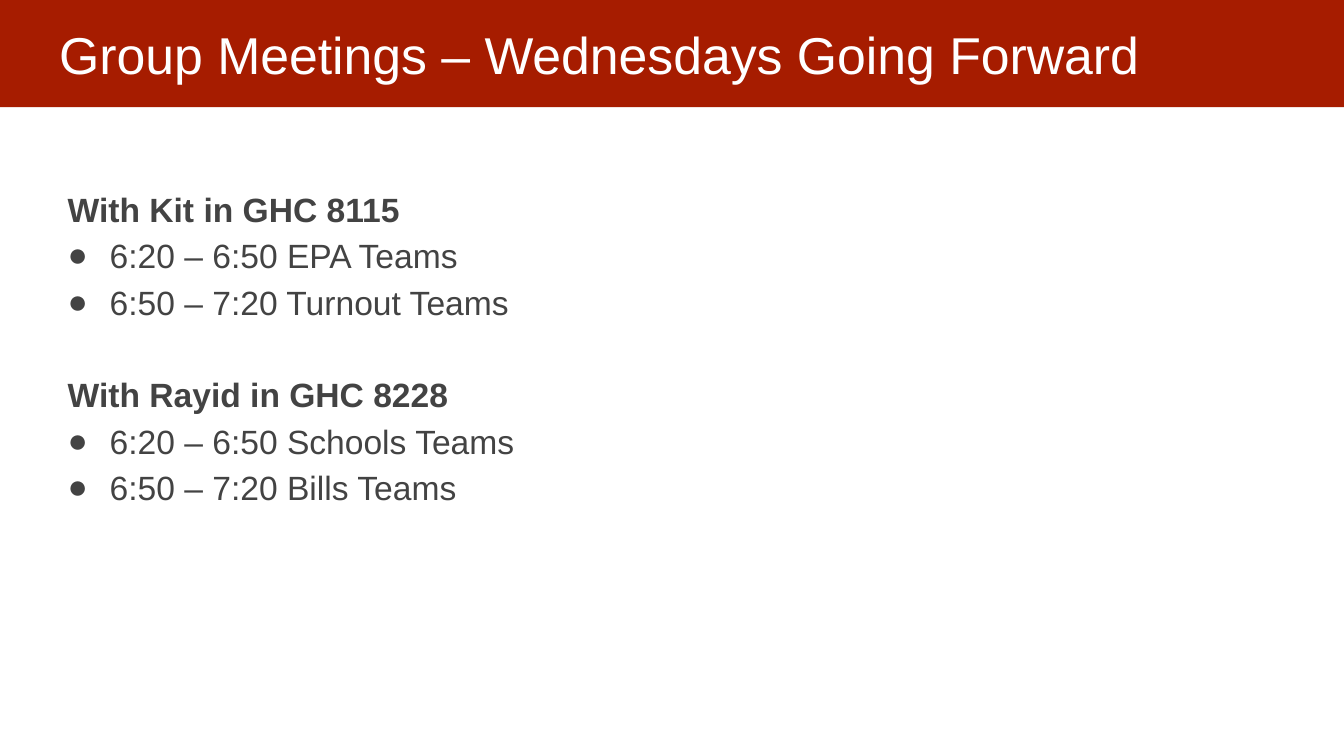
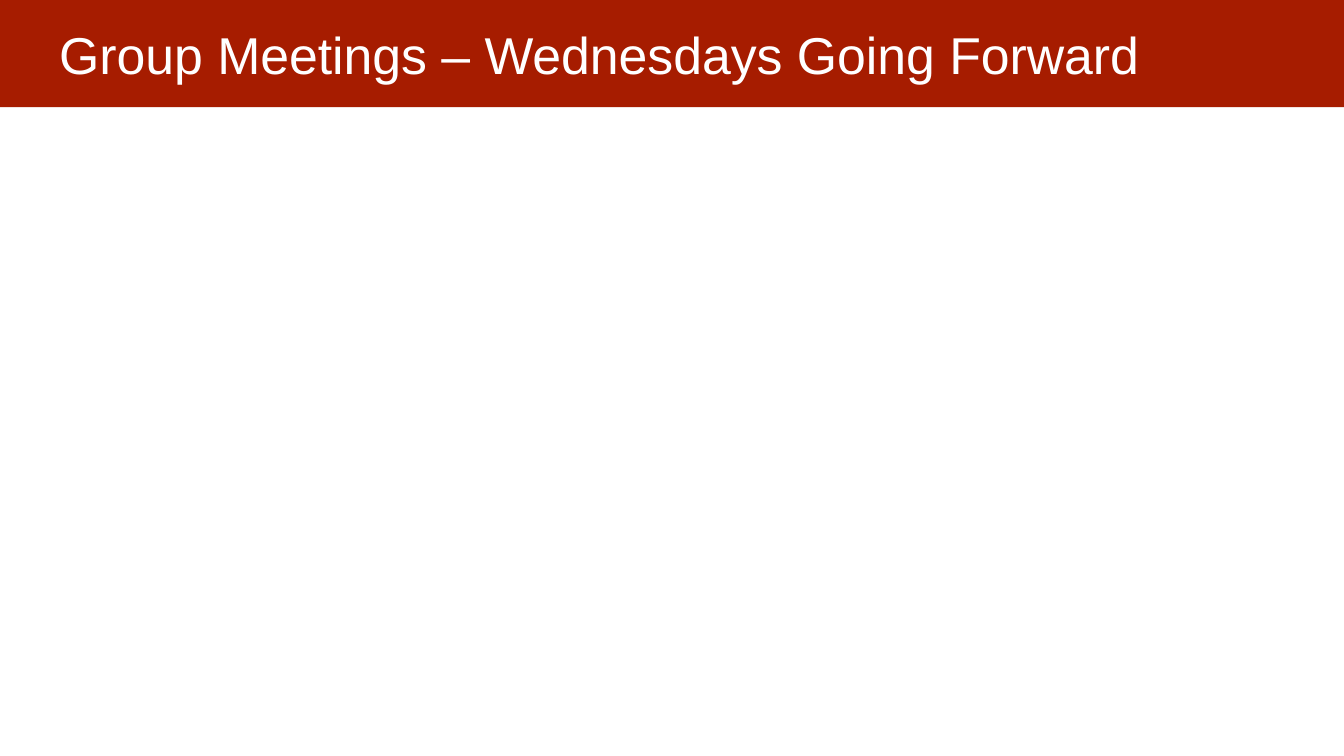
Before and after one commit to dssg/mlforpublicpolicylab, a slide deck: slide 3 of Lectures/11-model-selection-and-validation-part-2.pptx. Drawn at 1344x756 pixels with LibreOffice and Linux fonts; fonts in the diff are those of the drawing. Boxes give left, top, right and bottom in pixels: in the first picture for what was removed or moved away, otherwise in the second. Text is boxed around its words. In the diff, an @@ line names an element or a change of style, - is before the commit and + after.

```diff
--- a/Lectures/11-model-selection-and-validation-part-2.pptx
+++ b/Lectures/11-model-selection-and-validation-part-2.pptx
@@ text removed at box(68, 197, 514, 501) @@
-With Kit in GHC 8115
-● 6:20 – 6:50 EPA Teams
-● 6:50 – 7:20 Turnout Teams
-With Rayid in GHC 8228
-● 6:20 – 6:50 Schools Teams
-● 6:50 – 7:20 Bills Teams
```
Also in this commit, not shown: 3 other slides changed, 1 other file.
